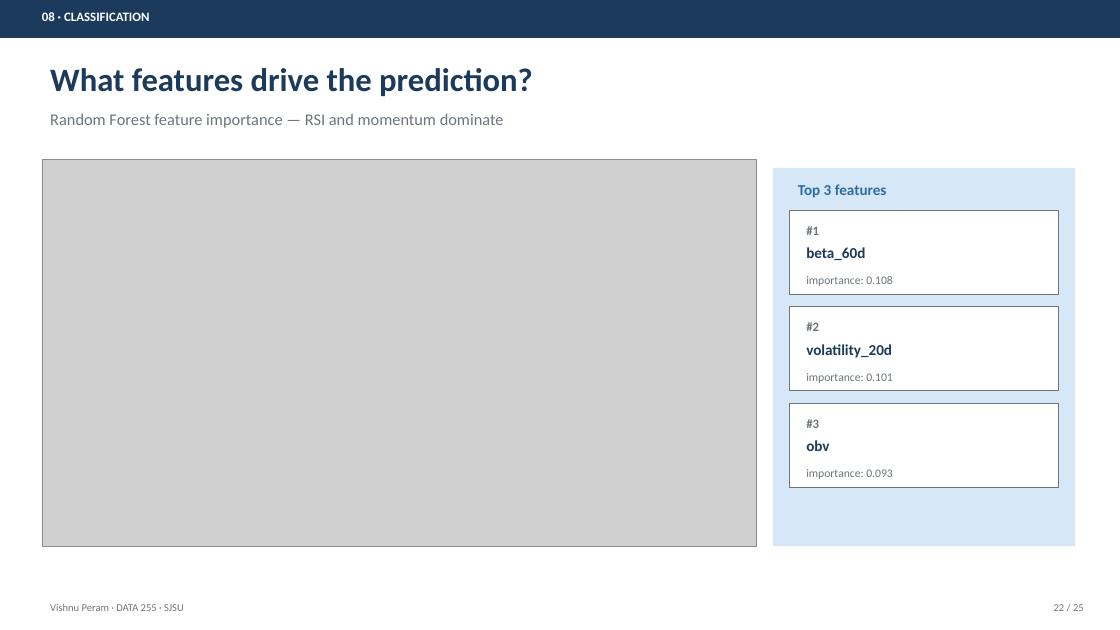
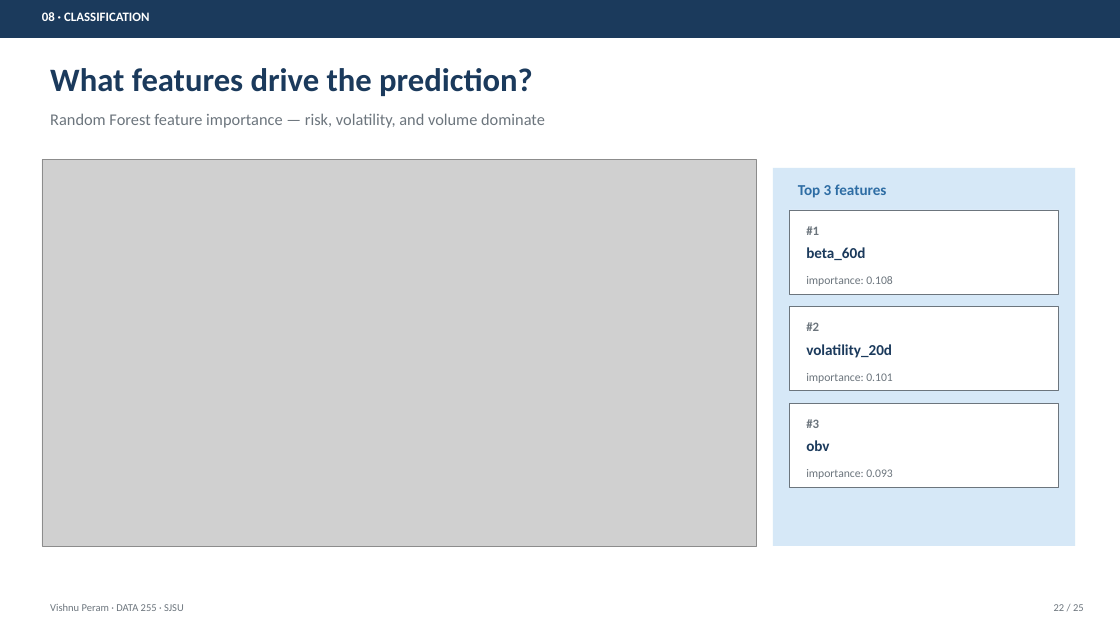
Before and after one commit to PeramVishnuSree/Stock-Behavioral-Clustering-and-Return-Prediction, a slide deck: slide 22 of PRESENTATION.pptx. Drawn at 1120x630 pixels with LibreOffice and Linux fonts; fonts in the diff are those of the drawing; grey boxes stand for pictures. Boxes give left, top, right and bottom in pixels: in the first picture for what was removed or moved away, otherwise in the second. Text is boxed around its words. In the diff, an @@ line names an element or a change of style, - is before the commit and + after.

```diff
--- a/PRESENTATION.pptx
+++ b/PRESENTATION.pptx
@@ text at bbox=[50, 113, 545, 128]: text changed @@
-Random Forest feature importance — RSI and momentum dominate
+Random Forest feature importance — risk, volatility, and volume dominate
```
Also in this commit, not shown: 4 other slides changed, 3 other files.
